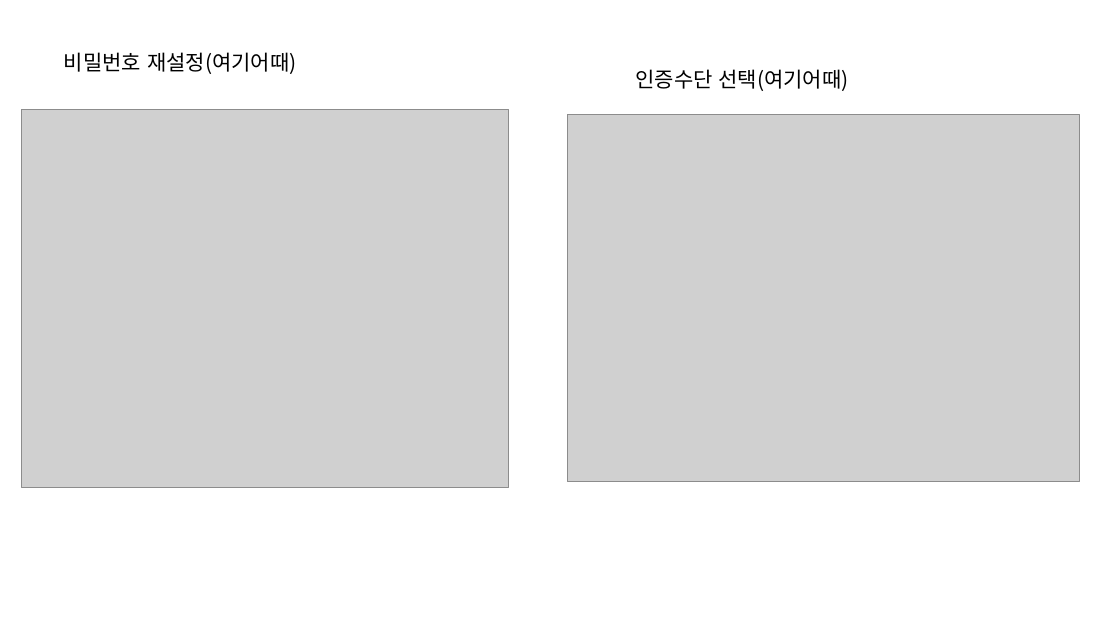
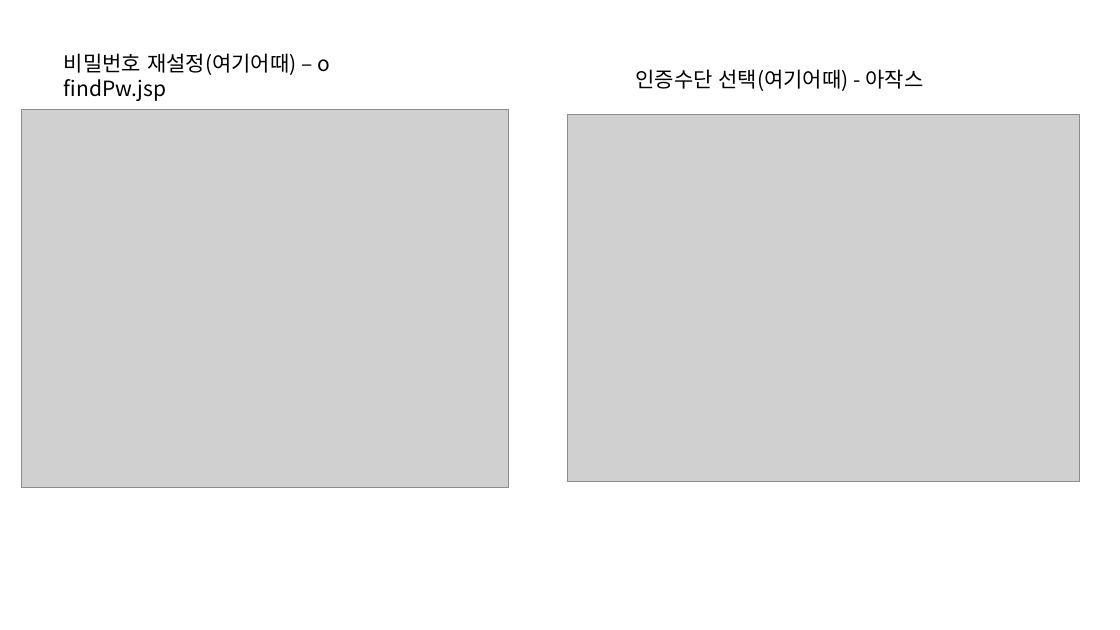
Before and after one commit to juyeon319/2024-nollrae, a slide deck: slide 6 of 로그인회원가입.pptx. Drawn at 1120x630 pixels with LibreOffice and Linux fonts; fonts in the diff are those of the drawing; grey boxes stand for pictures. Boxes give left, top, right and bottom in pixels: in the first picture for what was removed or moved away, otherwise in the second. Text is boxed around its words. In the diff, an @@ line names an element or a change of style, - is before the commit and + after.

```diff
--- a/로그인회원가입.pptx
+++ b/로그인회원가입.pptx
@@ text at box(64, 53, 330, 101): text changed @@
-비밀번호 재설정(여기어때)
+비밀번호 재설정(여기어때) – o
+findPw.jsp
@@ text at box(635, 69, 923, 91): text changed @@
-인증수단 선택(여기어때)
+인증수단 선택(여기어때) - 아작스
```
Also in this commit, not shown: 4 other slides changed.
